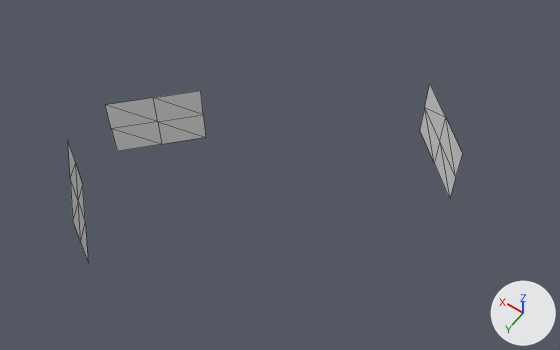
One commit to the OBJ model assets/house.obj: the scene before it, then after it.
Camera for both pictures: a camera (50 mm lens) standing at (-2.35, 4.7, 7.04) and looking at (0.38, 0.87, 1.03). The lights are fixed; the arrows at lower right show +X, +Y and +Z. Mesh edges are drawn as thin lines. Where no turn or scale is listed for an object, it has been applied to the vertices.

The first picture shows 'house'.
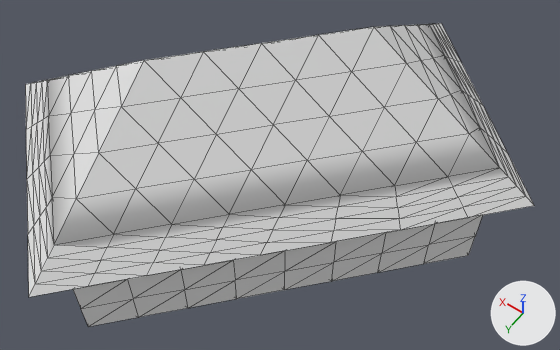
Pixel boxes [x1, y1, x2, y2] of what changed, in the pictures (560 x 350 px):
'house', reshaped (29% wider, 72% taller)
    before: [68, 85, 463, 261]
    after: [25, 23, 534, 327]
part 1 of me_house, added
    after: [25, 23, 534, 327]

The change, as a diff of the scene's bpy script:
```diff
--- a/assets/house.obj.py
+++ b/assets/house.obj.py
@@ me_house @@
 # used by ob_house; location = (0.0, 0.0, 0.0)
-me_house.from_pydata(...)  # 27 vertices, 24 faces; spans x -0.98..2.35, y -1.0..2.48, z 0.37..1.13
+me_house.from_pydata(...)  # 324 vertices, 644 faces; spans x -1.82..3.17, y -1.82..3.29, z 0.0..2.5
+# me_house part 1: 297 vertices added at x -1.82..3.17, y -1.82..3.29, z 0.0..2.5
```
